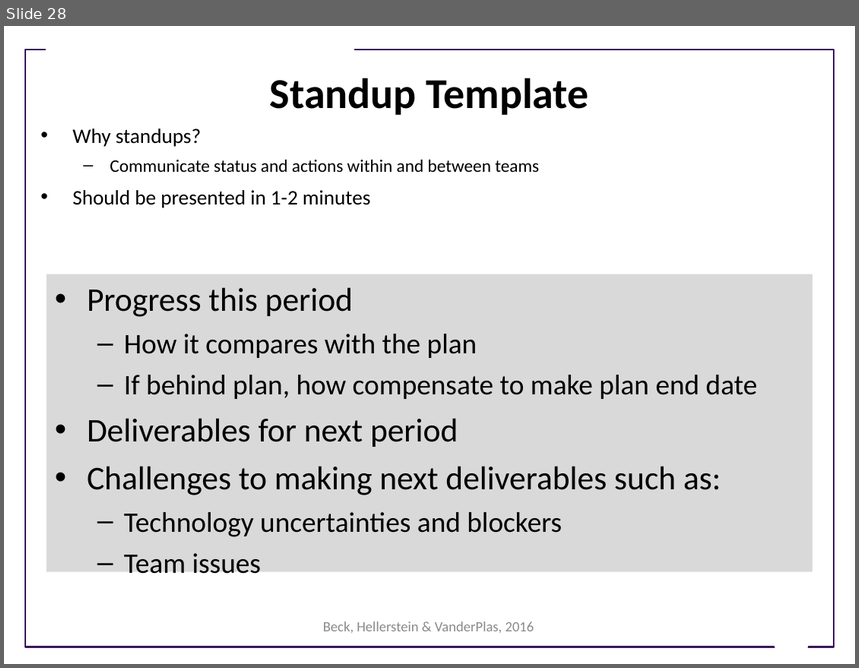
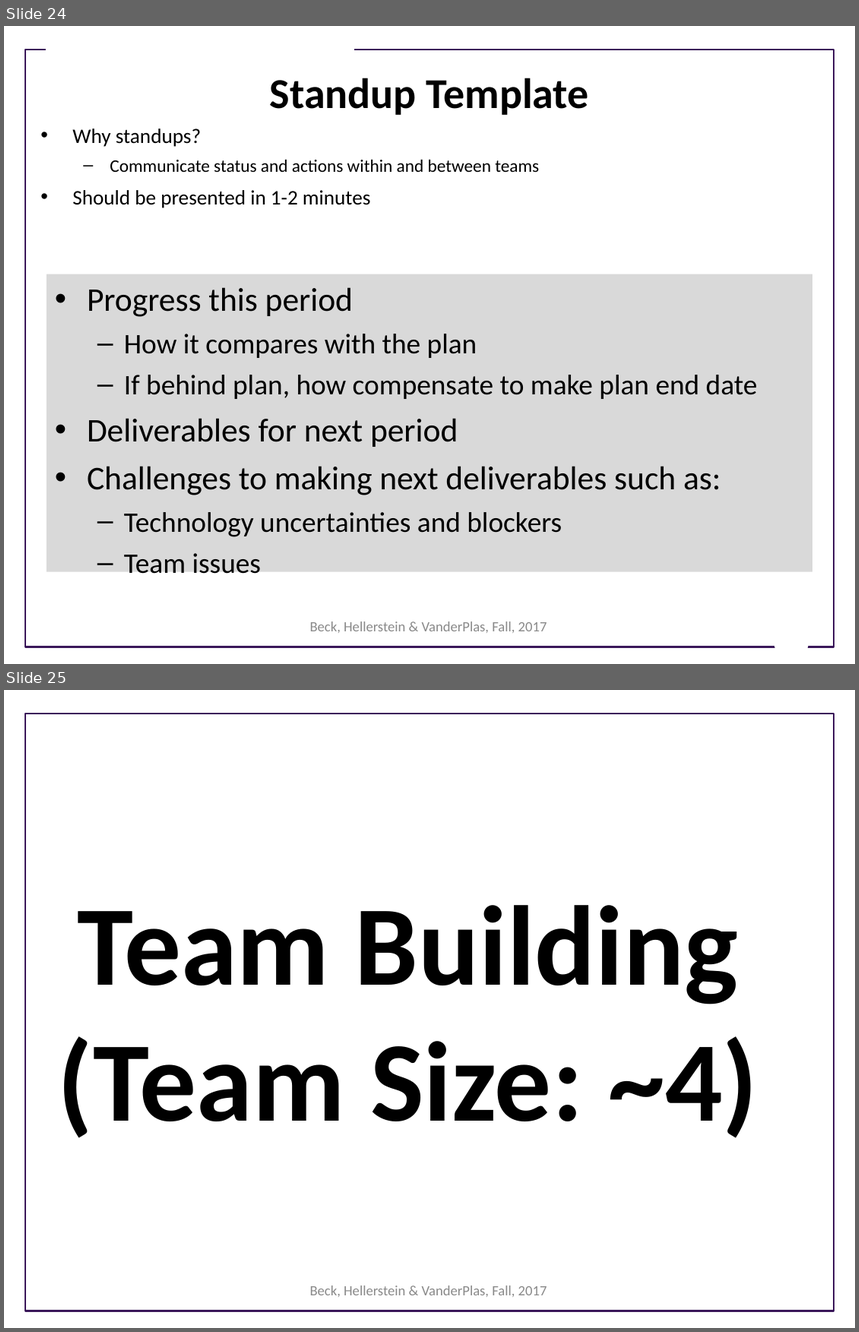
Before and after one commit to UWSEDS/LectureNotes, a slide deck: Working-in-Teams.ppt. Shown one above the other, each under a label of ours: slide 28 before the commit, slides 24 and 25 after it. The pictures are 859x668 and 859x1332 pixels, drawn with LibreOffice and Linux fonts; fonts in the diff are those of the drawing; background and template pictures are left out. Boxes give left, top, right and bottom in pixels: in the first picture for what was removed or moved away, otherwise in the second. Text is boxed around its words. In the diff, an @@ line names an element or a change of style, - is before the commit and + after.

Commit message:
Add team building

```diff
--- a/Working-in-Teams.ppt
+++ b/Working-in-Teams.ppt
@@ slide 25 added at [4, 690, 855, 1328], background #FFFFFF; not listed: 1 template element that a slide beside it also shows @@
@@ title added at [58, 905, 758, 1138], 96 pt, text #000000, bold @@
+Team Building
+(Team Size: ~4)
@@ text added at [310, 1286, 547, 1297], 12 pt, text #898989 @@
+Beck, Hellerstein & VanderPlas, Fall, 2017
@@ what was slide 28 is now slide 24 @@
@@ slide 24 changed as well @@
@@ text at [310, 622, 547, 633]: text changed @@
-Beck, Hellerstein & VanderPlas, 2016
+Beck, Hellerstein & VanderPlas, Fall, 2017
```
Also in this commit, not shown: 22 other slides changed, 4 other slides added, 6 slides removed.
